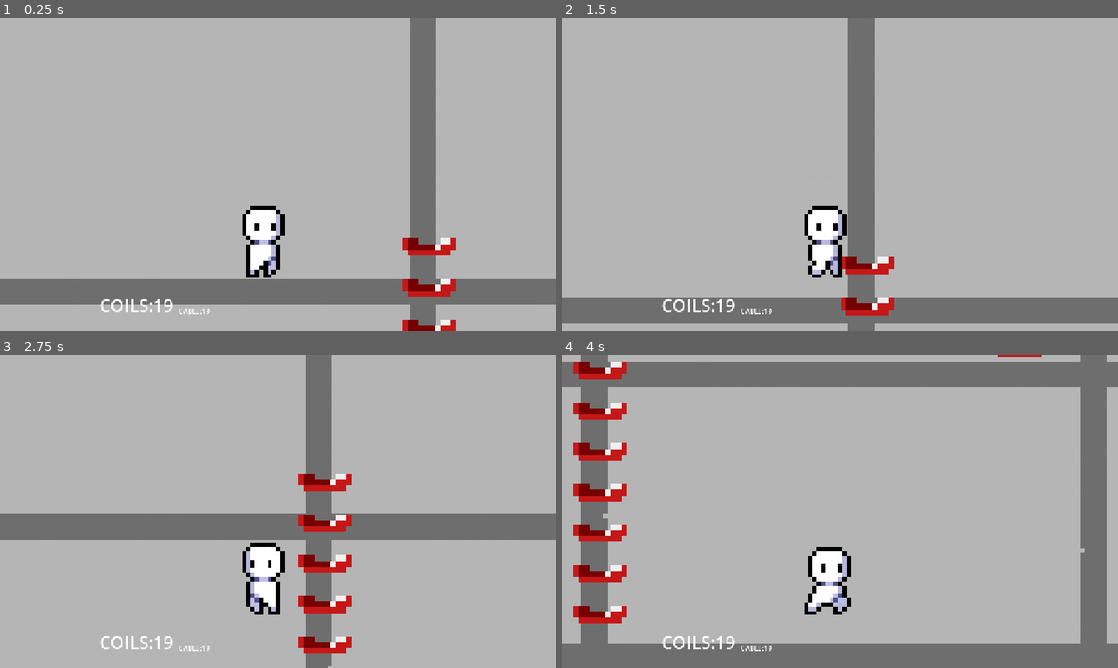
Above: before the commit, frames 1-4 (two rows, left to right).
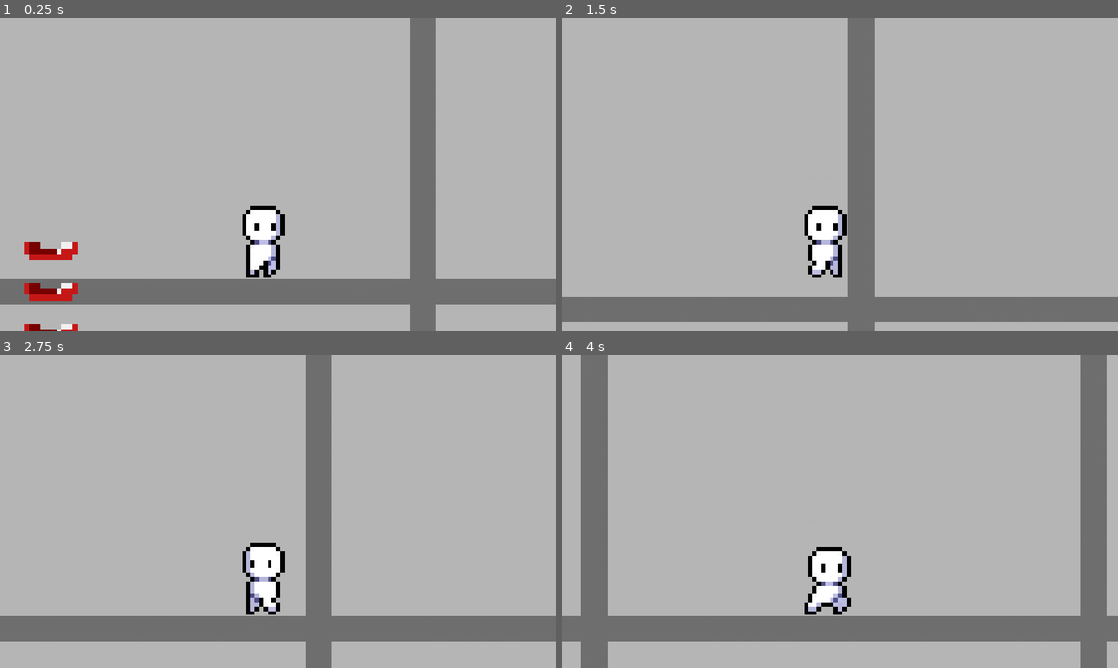
Above: after the commit, the same moments.

Repository: neonvalkyrie02/summer-game-jam26
Game: Godot game, scene res://main.tscn
Two runs of this game, one before a commit and one after it. Both use one fixed random seed, a clock stepped at 60 frames per second and the inputs below.
Inputs:
- Up to frame 1 (0.25 s): no input
- Up to frame 2 (1.5 s): tap Enter at 0.5 s; hold Right (ui_right) from 0.53 s (still down); tap E (eat, bound only after the commit) at 0.6 s; tap Up (ui_up) at 0.77 s; tap 1 (key_1, bound only after the commit) at 0.8, 1.35 s
- Up to frame 3 (2.75 s): tap Up (ui_up) at 1.52 s; tap 2 (key_2, bound only after the commit) at 1.55, 2.1 s; release Right (ui_right) at 2.03 s; hold Left (ui_left) from 2.03 s (still down); tap 3 (key_3, bound only after the commit) at 2.3 s
- Up to frame 4 (4 s): release Left (ui_left) at 2.78 s; hold Right (ui_right) from 2.78 s (still down); tap 3 (key_3, bound only after the commit) at 2.85 s; tap Up (ui_up) at 3.02, 3.77 s; tap E (eat, bound only after the commit) at 3.05 s; hold Shift (action_sprint) from 3.53 s (still down); tap 1 (key_1, bound only after the commit) at 3.8 s

The runs differ from the first frame. In frame 1, 2.4% of the frame differs, in the area x 4-82%, y 70-100%; in frame 2, 1.8%; in frame 3, 18%; in frame 4, 24%, in the area x 0-100%, y 0-100%.
Error after the commit: Invalid call. Nonexistent function 'modifyCurrentSlot' in base 'Nil'. (res://player.gd:26)

Commit message:
Fix ladders, add inventory, add eating

Diff:
--- a/hud.tscn
+++ /dev/null
@@ -1,43 +0,0 @@
-[gd_scene format=3 uid="uid://dvewtmm6d837k"]
-
-[node name="Hud" type="CanvasLayer" unique_id=1829554576]
-
-[node name="Label" type="Label" parent="." unique_id=886362797]
-anchors_preset = -1
-anchor_left = -0.021000002
-anchor_top = -0.018000001
-anchor_right = -0.021000002
-anchor_bottom = -0.018000001
-offset_left = 255.88
-offset_top = 638.96
-offset_right = 390.88
-offset_bottom = 700.96
-theme_override_font_sizes/font_size = 40
-text = "COILS:19"
-vertical_alignment = 2
-
-[node name="Label3" type="Label" parent="." unique_id=2075874890]
-anchors_preset = -1
-anchor_left = -0.021000002
-anchor_top = -0.018000001
-anchor_right = -0.021000002
-anchor_bottom = -0.018000001
-offset_left = 437.88
-offset_top = 675.96
-offset_right = 518.88
-offset_bottom = 698.96
-text = "CABLE:19"
-vertical_alignment = 2
-
-[node name="Label2" type="Label" parent="." unique_id=340341716]
-anchors_preset = -1
-anchor_left = -0.021000002
-anchor_top = -0.018000001
-anchor_right = -0.021000002
-anchor_bottom = -0.018000001
-offset_left = 640.88
-offset_top = 725.96
-offset_right = 721.88
-offset_bottom = 755.21
-text = "PLATES:19"
-vertical_alignment = 2
--- a/ladder.tscn
+++ b/ladder.tscn
@@ -4,7 +4,7 @@
 [ext_resource type="Script" uid="uid://ddyopiykfwhjp" path="res://ladder.gd" id="2_lqhsa"]
 
 [sub_resource type="RectangleShape2D" id="RectangleShape2D_h1pie"]
-size = Vector2(12, 53.677418)
+size = Vector2(12, 50.57294)
 
 [node name="Ladder" type="Sprite2D" unique_id=39722444]
 position = Vector2(0.5, -7.499999)
@@ -15,7 +15,7 @@
 [node name="Area2D" type="Area2D" parent="." unique_id=938726144]
 
 [node name="CollisionShape2D" type="CollisionShape2D" parent="Area2D" unique_id=417092541]
-position = Vector2(0, -0.8387089)
+position = Vector2(0, -2.3909488)
 shape = SubResource("RectangleShape2D_h1pie")
 
 [connection signal="body_entered" from="Area2D" to="." method="_on_area_2d_body_entered"]
--- a/main.tscn
+++ b/main.tscn
@@ -2,7 +2,7 @@
 
 [ext_resource type="PackedScene" uid="uid://ckudr8chj1kgo" path="res://player.tscn" id="1_ig7tw"]
 [ext_resource type="PackedScene" uid="uid://c7vmqka4aaflo" path="res://submarine.tscn" id="2_0xm2m"]
-[ext_resource type="PackedScene" uid="uid://dvewtmm6d837k" path="res://hud.tscn" id="3_h2yge"]
+[ext_resource type="PackedScene" uid="uid://dvewtmm6d837k" path="res://hud/hud.tscn" id="3_h2yge"]
 
 [node name="Main" type="Node" unique_id=1265064031]
 
@@ -15,11 +15,11 @@
 scale = Vector2(10, 10)
 
 [node name="Ladder" parent="Submarine" index="2" unique_id=39722444]
-position = Vector2(544.4, -68.5)
+position = Vector2(457.30008, -67.5)
 scale = Vector2(1.2300001, 1.3365386)
 
 [node name="Ladder2" parent="Submarine" index="3" unique_id=160112773]
-position = Vector2(640.9, -131.6)
+position = Vector2(685.99994, -70.1)
 
 [node name="Hud" parent="." unique_id=1829554576 instance=ExtResource("3_h2yge")]
 
--- a/player.gd
+++ b/player.gd
@@ -15,7 +15,15 @@
 func _ready():
 	_animation_tree.set_active(true)
 	on_ladder = false
-
+func _process(_delta:float):
+	if Input.is_action_just_released("key_1"):
+		GlobalPlayerState.selectNewSlot(GlobalPlayerState.SlotSelectionState.WIRES)
+	if Input.is_action_just_released("key_2"):
+		GlobalPlayerState.selectNewSlot(GlobalPlayerState.SlotSelectionState.COILS)
+	if Input.is_action_just_released("key_3"):
+		GlobalPlayerState.selectNewSlot(GlobalPlayerState.SlotSelectionState.METAL_PLATES)
+	if Input.is_action_just_released("eat"):
+		GlobalPlayerState.modifyCurrentSlot(-1);
 func _physics_process(delta: float) -> void:
 	# Add the gravity.
 	if not is_on_floor() and not on_ladder:
@@ -31,6 +39,9 @@
 		velocity.y = JUMP_VELOCITY
 		sit = false
 		set_collision_mask_value(1, true)
+	if ladder_direction and on_ladder and is_on_floor():
+		set_collision_mask_value(1, true)
+
 	if ladder_direction and on_ladder:
 		position.y +=  LADDER_VELOCITY * -ladder_direction * delta
 		sit = false
@@ -57,5 +68,4 @@
 	else:
 		velocity.x = move_toward(velocity.x, 0, SPEED)
 
-
 	move_and_slide()
--- a/project.godot
+++ b/project.godot
@@ -14,6 +14,10 @@
 run/main_scene="res://main.tscn"
 config/features=PackedStringArray("4.7", "GL Compatibility")
 config/icon="res://icon.svg"
+
+[autoload]
+
+GlobalPlayerState="*uid://cl73ilpoxkofp"
 
 [display]
 
@@ -71,6 +75,26 @@
 "events": [Object(InputEventKey,"resource_local_to_scene":false,"resource_name":"","device":-1,"window_id":0,"alt_press …(195 unchanged characters)…
 ]
 }
+key_1={
+"deadzone": 0.2,
+"events": [Object(InputEventKey,"resource_local_to_scene":false,"resource_name":"","device":-1,"window_id":0,"alt_pressed":false,"shift_pressed":false,"ctrl_pressed":false,"meta_pressed":false,"pressed":false,"keycode":0,"physical_keycode":49,"key_label":0,"unicode":49,"location":0,"echo":false,"script":null)
+]
+}
+key_2={
+"deadzone": 0.2,
+"events": [Object(InputEventKey,"resource_local_to_scene":false,"resource_name":"","device":-1,"window_id":0,"alt_pressed":false,"shift_pressed":false,"ctrl_pressed":false,"meta_pressed":false,"pressed":false,"keycode":0,"physical_keycode":50,"key_label":0,"unicode":50,"location":0,"echo":false,"script":null)
+]
+}
+key_3={
+"deadzone": 0.2,
+"events": [Object(InputEventKey,"resource_local_to_scene":false,"resource_name":"","device":-1,"window_id":0,"alt_pressed":false,"shift_pressed":false,"ctrl_pressed":false,"meta_pressed":false,"pressed":false,"keycode":0,"physical_keycode":51,"key_label":0,"unicode":51,"location":0,"echo":false,"script":null)
+]
+}
+eat={
+"deadzone": 0.2,
+"events": [Object(InputEventKey,"resource_local_to_scene":false,"resource_name":"","device":-1,"window_id":0,"alt_pressed":false,"shift_pressed":false,"ctrl_pressed":false,"meta_pressed":false,"pressed":false,"keycode":0,"physical_keycode":69,"key_label":0,"unicode":101,"location":0,"echo":false,"script":null)
+]
+}
 
 [physics]
 
--- a/submarine.tscn
+++ b/submarine.tscn
@@ -56,9 +56,9 @@
 shape = SubResource("RectangleShape2D_k4f85")
 
 [node name="Ladder" parent="." unique_id=39722444 instance=ExtResource("2_k4f85")]
-position = Vector2(544, -66)
+position = Vector2(506, -64)
 scale = Vector2(1.1, 1.25)
 
 [node name="Ladder2" parent="." unique_id=160112773 instance=ExtResource("2_k4f85")]
-position = Vector2(602.75, -131.25)
+position = Vector2(657, -68)
 scale = Vector2(1.2499945, 1.4134619)
Binary file changed: assets/icons/coil_icon.png
Not shown, changed: assets/icons/coil_icon.png.import
Binary file changed: assets/icons/metal_plate_icon.png
Not shown, changed: assets/icons/metal_plate_icon.png.import
Binary file changed: assets/icons/wire.png
Not shown, changed: assets/icons/wire.png.import
